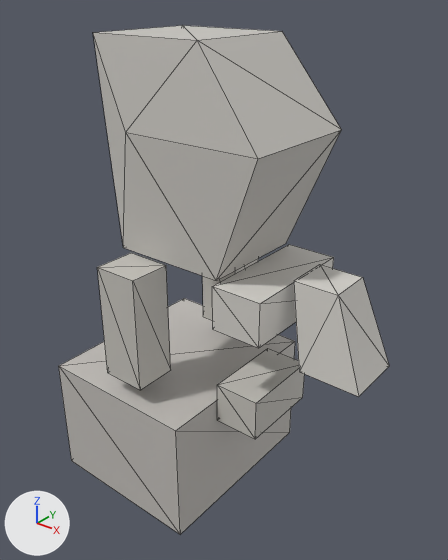
One commit to the glTF model public/studio/v2.15.0/d_moai/model.glb: the scene before it, then after it.
Rendered twice from a camera (50 mm lens) standing at (3.54, -3.75, 4.43) and looking at (0.55, -0.01, 2.12). The axes (+X, +Y, +Z) are drawn at lower left. The lights are the same throughout. The picture after the commit comes second. Mesh edges are drawn as thin lines. Where no turn or scale is listed for an object, it has been applied to the vertices.

Names of what the first picture shows: 'part0', 'part1', 'part2', 'part3', 'part4', 'part6' and 1 more.
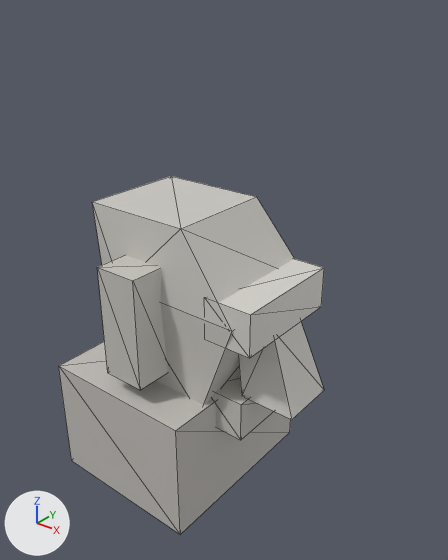
The change, as a list of edits to the scene's bpy script:
```text
Change me_geometry_1:
    used by ob_part1; location = (0.0, 0.0, 0.0)
    remove me_geometry_1.from_pydata(...)  # 12 vertices, 20 faces; spans x -0.31..1.25, y -0.54..0.54, z 2.38..4.08
    add me_geometry_1.from_pydata(...)  # 12 vertices, 20 faces; spans x -0.51..1.05, y -0.54..0.54, z 1.02..2.72
    me_geometry_1 part 1: the whole mesh is moved by (-0.2, 0.0, -1.36)
Change me_geometry_2:
    used by ob_part2; location = (0.0, 0.0, 0.0)
    remove me_geometry_2.from_pydata(...)  # 8 vertices, 12 faces; spans x 0.846..1.288, y -0.527..0.527, z 1.974..2.348
    add me_geometry_2.from_pydata(...)  # 8 vertices, 12 faces; spans x 0.765..1.207, y -0.527..0.527, z 1.853..2.227
    me_geometry_2 part 2: the whole mesh is moved by (-0.081, 0.0, -0.121)
Change me_geometry_3:
    used by ob_part3; location = (0.0, 0.0, 0.0)
    remove me_geometry_3.from_pydata(...)  # 8 vertices, 12 faces; spans x 1.347..1.993, y -0.255..0.255, z 1.704..2.418
    add me_geometry_3.from_pydata(...)  # 8 vertices, 12 faces; spans x 0.799..1.445, y -0.255..0.255, z 1.224..1.938
    me_geometry_3 part 3: the whole mesh is moved by (-0.548, 0.0, -0.48)
Change me_geometry_4:
    used by ob_part4; location = (0.0, 0.0, 0.0)
    remove me_geometry_4.from_pydata(...)  # 8 vertices, 12 faces; spans x 0.763..1.171, y -0.374..0.374, z 0.955..1.329
    add me_geometry_4.from_pydata(...)  # 8 vertices, 12 faces; spans x 0.612..1.02, y -0.374..0.374, z 0.867..1.241
    me_geometry_4 part 4: the whole mesh is moved by (-0.151, 0.0, -0.088)
```

Where the change shows, as pixel boxes [x1, y1, x2, y2] in the pictures (448 x 560 px):
'part1', moved: before [93, 25, 341, 281]; after [92, 176, 294, 405]
'part3', moved: before [294, 265, 389, 397]; after [238, 322, 324, 420]
'part2', moved: before [212, 244, 334, 348]; after [219, 259, 324, 358]
'part4', moved: before [217, 348, 304, 439]; after [212, 374, 274, 440]
